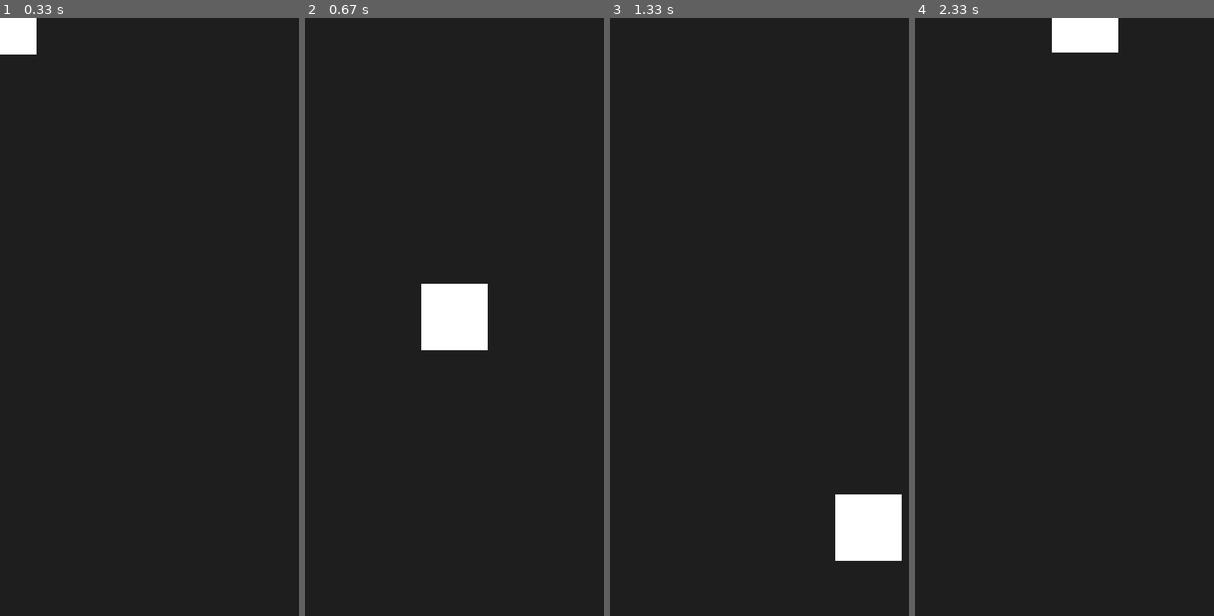
Above: before the commit, frames 1-4 (left to right).
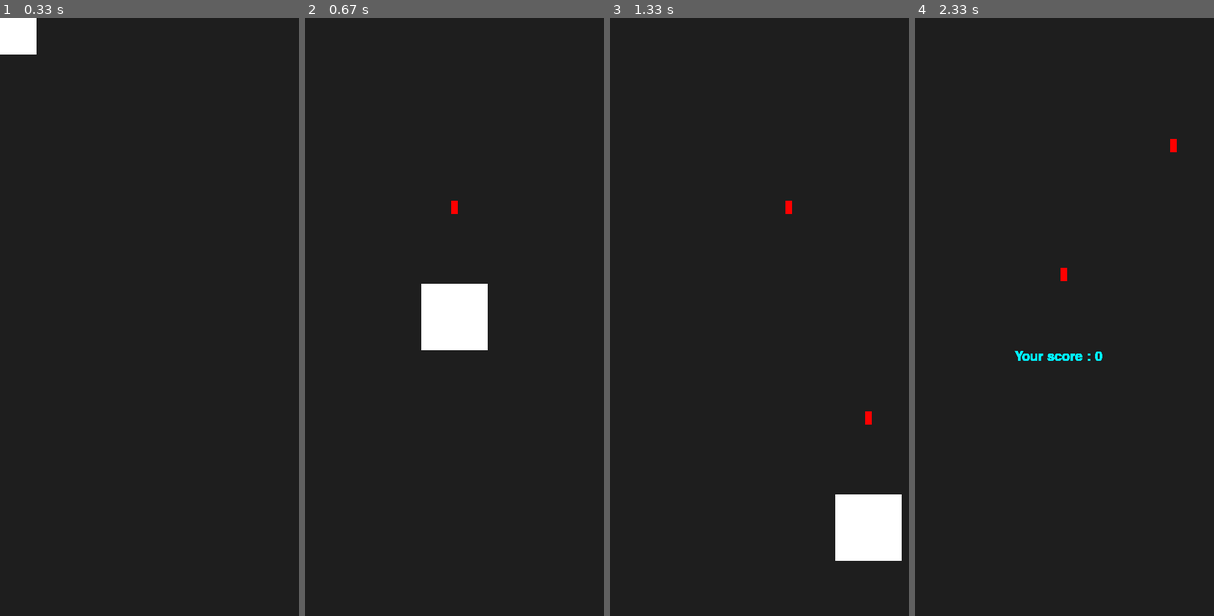
Above: after the commit, the same moments.

Repository: ACZ12/My__rep
Game: pygame game, started from fire_hero.py
Two runs of this game, one before a commit and one after it. Both use one fixed random seed, a clock stepped at 60 frames per second and the inputs below.
Inputs (mouse positions are in pixels of both pictures, inside the frame that each line leads up to):
- Up to frame 1 (0.33 s): no input
- Up to frame 2 (0.67 s): click (454, 317) at 0.38 s
- Up to frame 3 (1.33 s): click (789, 448) at 0.72 s; click (867, 526) at 1.05 s
- Up to frame 4 (2.33 s): click (992, 197) at 1.38 s; click (1064, 388) at 1.72 s; click (1085, 18) at 2.05 s

Frame 1 is identical in both runs. In frame 2, less than 0.1% of the frame differs, in the area x 48-52%, y 30-33%; in frame 3, 0.1%; in frame 4, 1.6%, in the area x 33-88%, y 0-58%.

Commit message:
fire,dec

Diff:
--- /dev/null
+++ b/dec.py
@@ -0,0 +1,37 @@
+def dec(func):
+    def wrapper(*args,**kwargs):
+        print('started')
+        func(*args,**kwargs)
+        print('ended')
+    return wrapper
+
+from functools import *
+@dec
+def add(a,b):
+    print(a+b)
+
+add(2,4)
+
+def dec2(func):
+    def wrapper(*args):
+        print("stra")
+        func(*args)
+        print("end")
+    return wrapper
+
+@dec2
+def sub(*args):
+    print(reduce(lambda x,y:x-y,args))
+sub(5,4,3,3)
+
+def dec3(func):
+    def wrapper(*args):
+        print("STARTED")
+        func(*args)
+        print("ended")
+    return wrapper
+
+@dec3
+def fil(*args):
+    print(list(filter(lambda x:x>5,args)))
+fil(1,4,5,6,7,8)
--- a/fire_hero.py
+++ b/fire_hero.py
@@ -1,37 +1,124 @@
-import pygame,sys
+import pygame
+import sys
+import random
+
+
+
 pygame.init()
-SC_W,SC_H=450,900
-win=pygame.display.set_mode((SC_W,SC_H))
+SC_W, SC_H = 450, 900
+win = pygame.display.set_mode((SC_W, SC_H))
 pygame.display.set_caption("Fire Hero")
-clock=pygame.time.Clock()
+clock = pygame.time.Clock()
 pygame.mouse.set_visible(False)
+
+run = True
+game = True
+block_appearance_delay = 2000
+block_appearance_time = 0
+current_block = None
+score=0
 
 class Player(pygame.sprite.Sprite):
     def __init__(self):
         super().__init__()
-        self.image=pygame.Surface((100,100))
-        self.image.fill((255,255,255))
-        self.rect=self.image.get_rect(center=(SC_W/2,SC_H/2))
+        self.image = pygame.Surface((100, 100))
+        self.image.fill((255, 255, 255))
+        self.rect = self.image.get_rect(center=(SC_W / 2, SC_H / 2))
+
     def update(self):
-        self.rect.center=pygame.mouse.get_pos()
+        self.rect.center = pygame.mouse.get_pos()
+
+    def create_bullet(self):
+        return Bullet(pygame.mouse.get_pos()[0], pygame.mouse.get_pos()[1])
+
+    def create_block(self):
+        return Block(random.randint(0, SC_W), -30)
+
+class Bullet(pygame.sprite.Sprite):
+    def __init__(self, pos_x, pos_y):
+        super().__init__()
+        self.image = pygame.Surface((10, 20))
+        self.image.fill((255, 0, 0))
+        self.rect = self.image.get_rect(center=(pos_x, pos_y))
+
+    def update(self):
+        self.rect.y -= 5
+        if self.rect.y <= -100:
+            self.kill()
+
+class Block(pygame.sprite.Sprite):
+    def __init__(self, pos_x, pos_y):
+        super().__init__()
+        self.image = pygame.Surface((60, 60))
+        self.image.fill((0, 255, 0))
+        self.rect = self.image.get_rect(center=(pos_x, pos_y))
+
+    def update(self):
+        self.rect.y += 2
 
 
-player=Player()
-player_group=pygame.sprite.Group()
+
+text_font=pygame.font.SysFont(None,30)
+
+def text(text,font,text_col,x,y):
+    img=font.render(text,True,text_col)
+    win.blit(img,(x,y))
+
+player = Player()
+player_group = pygame.sprite.Group()
 player_group.add(player)
-run=1
-while run:
+bullet_group = pygame.sprite.Group()
+block_group = pygame.sprite.Group()
 
 
+
+while run:
+    for event in pygame.event.get():
+        if event.type == pygame.QUIT:
+            run = False
+
+    while game:
+        for event in pygame.event.get():
+            if event.type == pygame.MOUSEBUTTONDOWN:
+                bullet_group.add(player.create_bullet())
+
+        current_time = pygame.time.get_ticks()
+
+        if current_time - block_appearance_time >= block_appearance_delay:
+            current_block = player.create_block()
+            block_group.add(current_block)
+            block_appearance_time = current_time
+
+
+
+        collisions = pygame.sprite.groupcollide(bullet_group, block_group, True, True)
+        collisions2 = pygame.sprite.groupcollide(block_group, player_group, True, True)
+
+        if collisions:
+            score+=1
+
+        if collisions2:
+            game=False
+
+        for block in block_group:
+            if block.rect.y >= SC_H:
+                game = False
+                block.kill()
+
+        win.fill((30, 30, 30))
+        block_group.draw(win)
+        bullet_group.draw(win)
+        player_group.draw(win)
+
+        player_group.update()
+        bullet_group.update()
+        block_group.update()
+
+        pygame.display.flip()
+        clock.tick(120)
+
+    text(f"Your score : {score}",text_font,(0,240,255),150,500)
     pygame.display.flip()
-    for event in pygame.event.get():
-        if event.type==pygame.QUIT:
-            run=0
-            pygame.quit()
-            sys.exit()
 
-    win.fill((30,30,30))
-    player_group.draw(win)
-    player_group.update()
-    pygame.display.flip()
-    clock.tick(30)
+pygame.quit()
+sys.exit()
